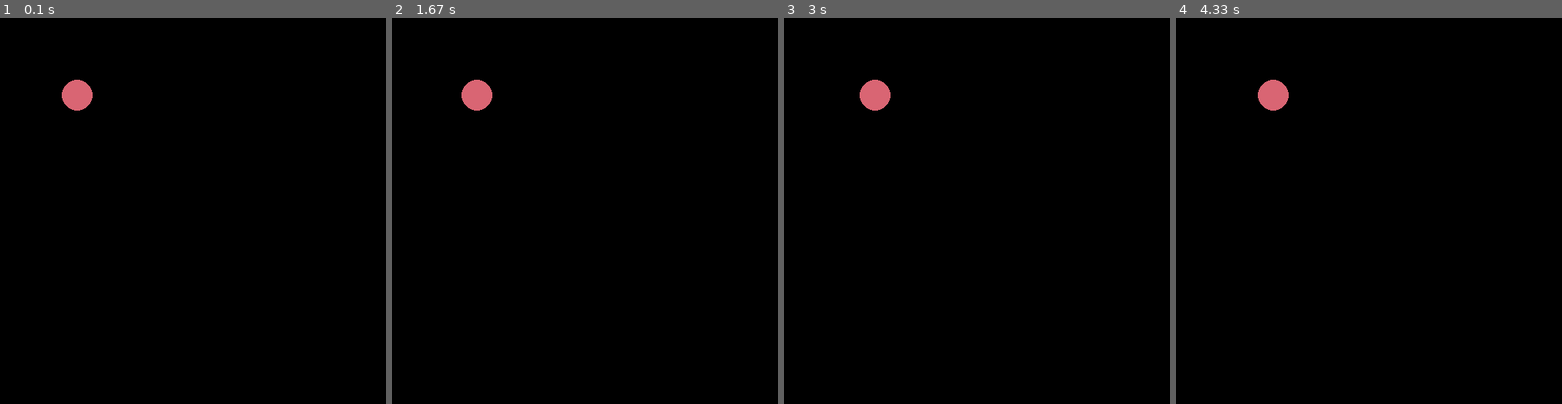
Above: before the commit, frames 1-4 (left to right).
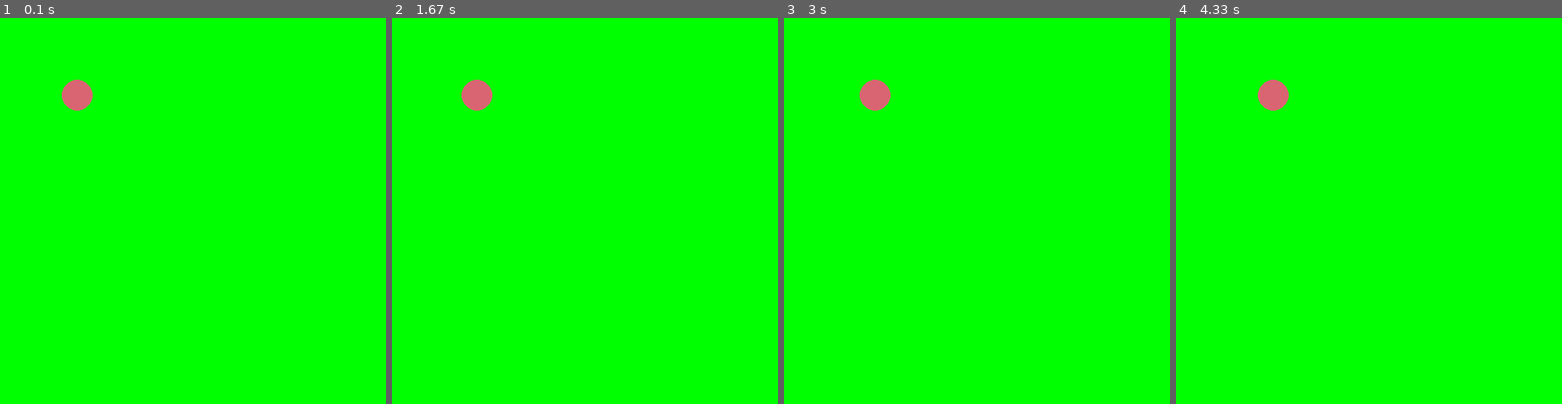
Above: after the commit, the same moments.

Repository: sagieppel/PyGame-Toturial
Game: pygame game, started from Lesson2.py
Same seed, same stepped clock (60 frames per second), same inputs: the game is played once before the commit and once after it.
Inputs:
- Up to frame 1 (0.1 s): no input
- Up to frame 2 (1.67 s): no input
- Up to frame 3 (3 s): no input
- Up to frame 4 (4.33 s): no input

The runs differ from the first frame. In frame 1, 100% of the frame differs, in the area x 0-100%, y 0-100%; in frame 2, 100%; in frame 3, 100%; in frame 4, 100%.

Commit message:
Update Lesson2.py

Diff:
--- a/Lesson2.py
+++ b/Lesson2.py
@@ -1,3 +1,4 @@
+
 
 import pygame
 import random
@@ -31,7 +32,7 @@
   pygame.event.get()
 
   x,y = pygame.mouse.get_pos() # Get position of the mouse
-  pygame.Surface.fill(screen,(0,0,0))
+  pygame.Surface.fill(screen,(0,255,0))
 
   drawcircle(circle)
   pygame.display.update()
